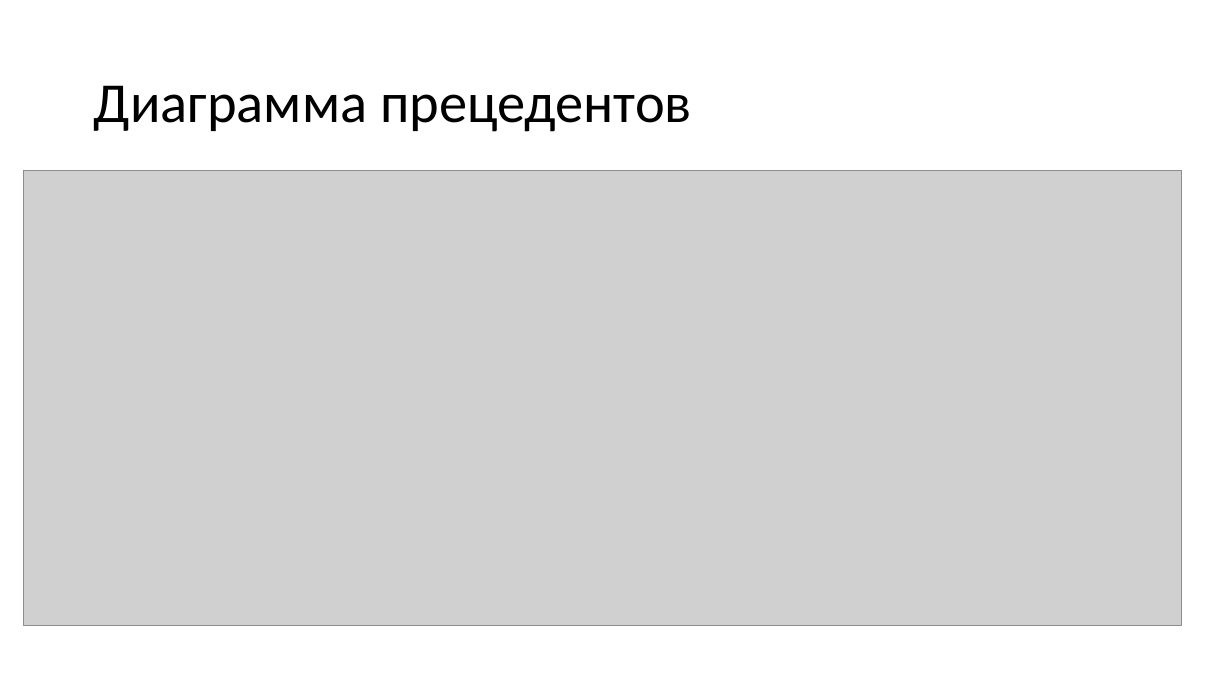
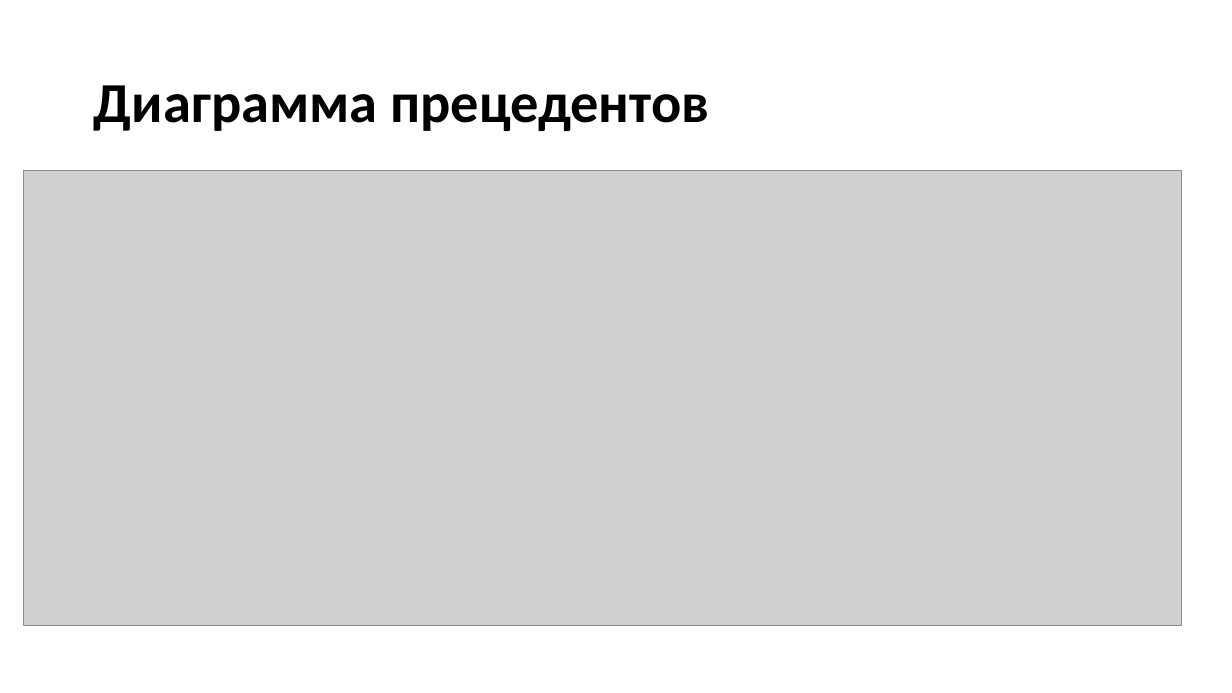
Before and after one commit to Hansola1/VKI, a slide deck: slide 7 of Диплом/Бородина_Анастасия_Владимировна_2207Д2.pptx. Drawn at 1232x693 pixels with LibreOffice and Linux fonts; fonts in the diff are those of the drawing; grey boxes stand for pictures. Boxes give left, top, right and bottom in pixels: in the first picture for what was removed or moved away, otherwise in the second. Text is boxed around its words. In the diff, an @@ line names an element or a change of style, - is before the commit and + after.

```diff
--- a/Диплом/Бородина_Анастасия_Владимировна_2207Д2.pptx
+++ b/Диплом/Бородина_Анастасия_Владимировна_2207Д2.pptx
@@ title "Диаграмма прецедентов" at (94,85,709,131): bold on @@
```
Also in this commit, not shown: 5 other slides changed, 1 slide added, 1 slide removed, 1 other file.
